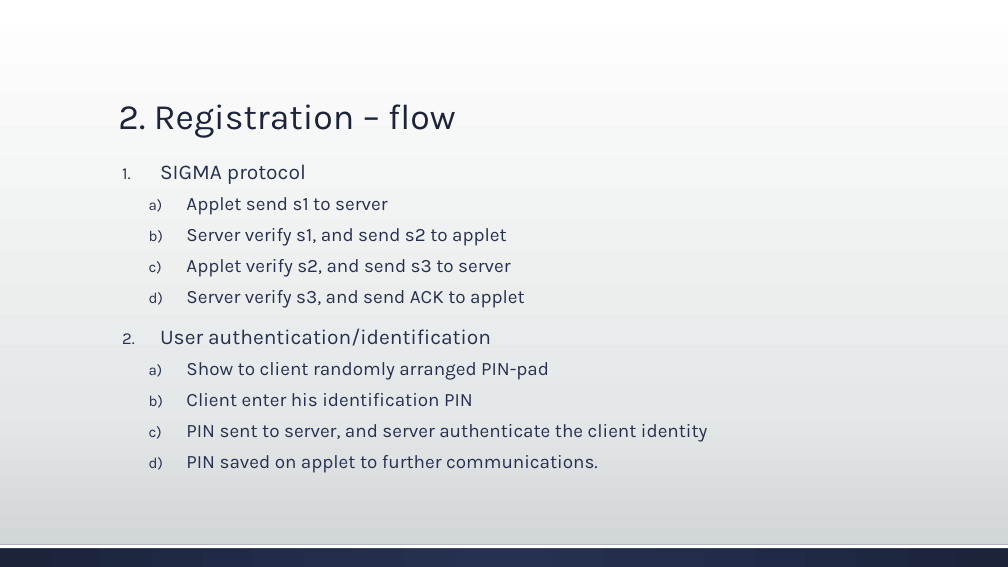
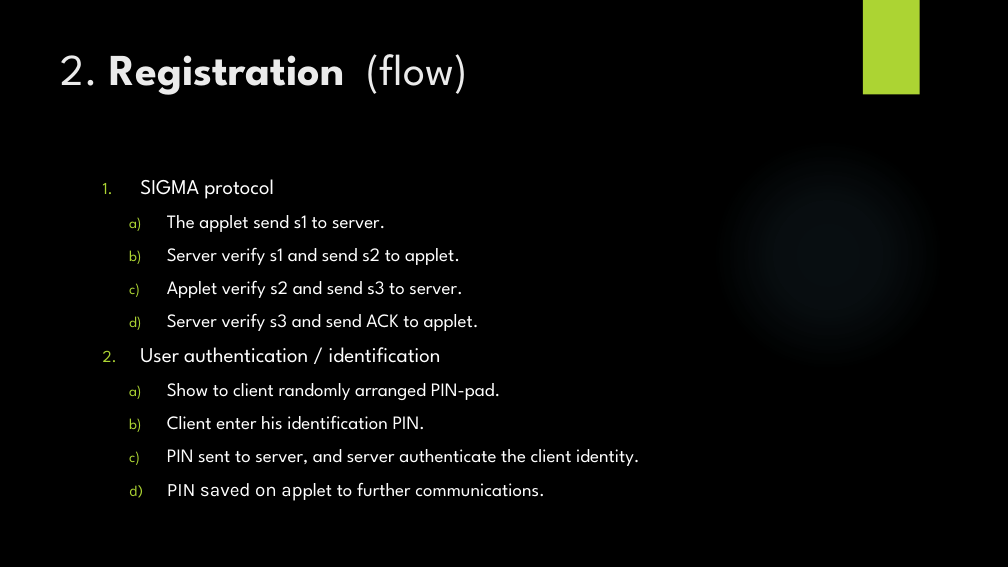
Before and after one commit to YishaiShilo/OurProject, a slide deck: slide 5 of Secure image display flow and details.pptx. Drawn at 1008x567 pixels with LibreOffice and Linux fonts; fonts in the diff are those of the drawing; background and template pictures are left out. Boxes give left, top, right and bottom in pixels: in the first picture for what was removed or moved away, otherwise in the second. Text is boxed around its words. In the diff, an @@ line names an element or a change of style, - is before the commit and + after.

```diff
--- a/Secure image display flow and details.pptx
+++ b/Secure image display flow and details.pptx
@@ background gradient #FFFFFF to #E5E8E8 to #CDD2D2 to picture (left out) @@
@@ rectangle added at [863, 0, 920, 95], fill #ACD433 @@
@@ title "2. Registration (flow)" at [61, 54, 467, 95]: vertical alignment bottom to top @@
@@ title at [61, 54, 467, 95]: text changed; size 34 to 42 pt; font Karla to League Spartan; text colour #1D243C to #EBEBEB; bold on @@
-2. Registration – flow
+2. Registration (flow)
@@ ellipse added at [712, 138, 944, 371], fill gradient #7AC4F0 @@
@@ text "SIGMA protocol": place and size @@
-text "SIGMA protocol" at [160, 164, 708, 473]
+text "SIGMA protocol" at [140, 179, 640, 501]
@@ text at [140, 179, 545, 501]: font Karla to League Spartan in "SIGMA protocol", "applet to further communications."; text colour #263050 to #FFFFFF in "SIGMA protocol", "PIN saved on applet to further communications."; line spacing 0.9 to 1; less space between paragraphs; bullet colour #263050 to #ACD433 @@
@@ text at [140, 215, 640, 466]: text changed; font Karla to League Spartan; text colour #263050 to #FFFFFF @@
-  a) Applet send s1 to server
-  b) Server verify s1, and send s2 to applet
-  c) Applet verify s2, and send s3 to server
-  d) Server verify s3, and send ACK to applet
-2. User authentication/identification
-  a) Show to client randomly arranged PIN-pad
-  b) Client enter his identification PIN
-  c) PIN sent to server, and server authenticate the client identity
+  a) The applet send s1 to server.
+  b) Server verify s1 and send s2 to applet.
+  c) Applet verify s2 and send s3 to server.
+  d) Server verify s3 and send ACK to applet.
+2. User authentication / identification
+  a) Show to client randomly arranged PIN-pad.
+  b) Client enter his identification PIN.
+  c) PIN sent to server, and server authenticate the client identity.
@@ rectangle removed at [0, 544, 1008, 567] @@
@@ rectangle removed at [0, 544, 1008, 548] @@
```
Also in this commit, not shown: 5 other slides changed, 1 slide added, 2 slides removed.
